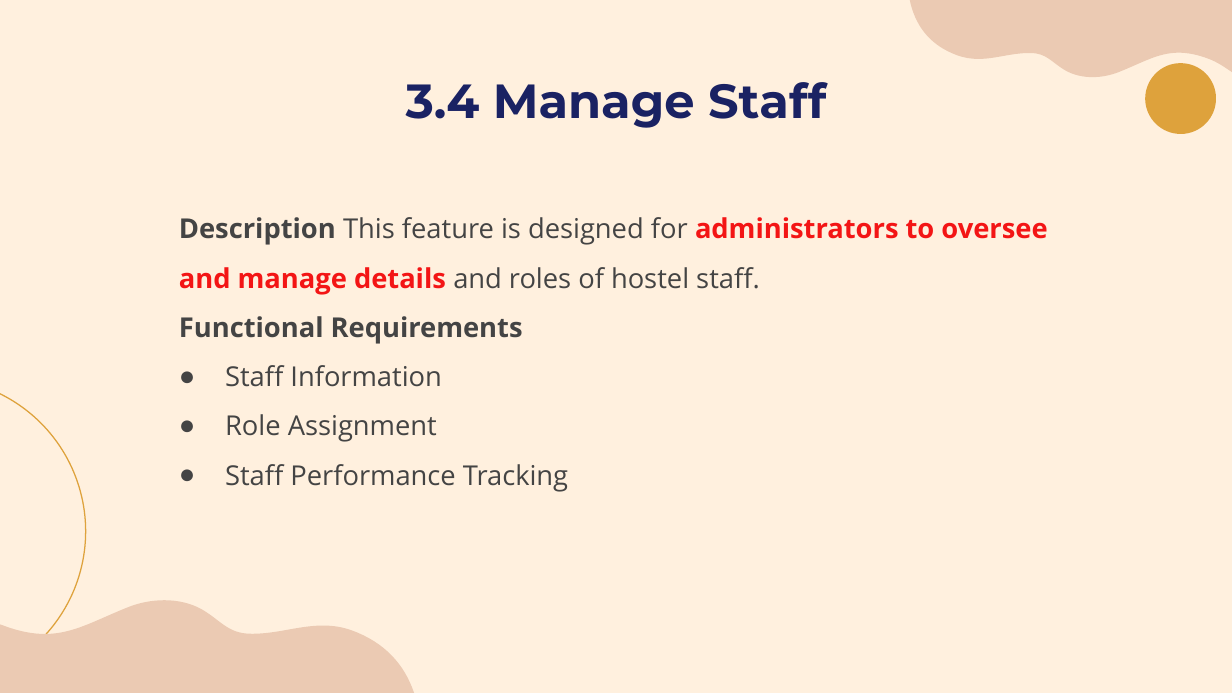
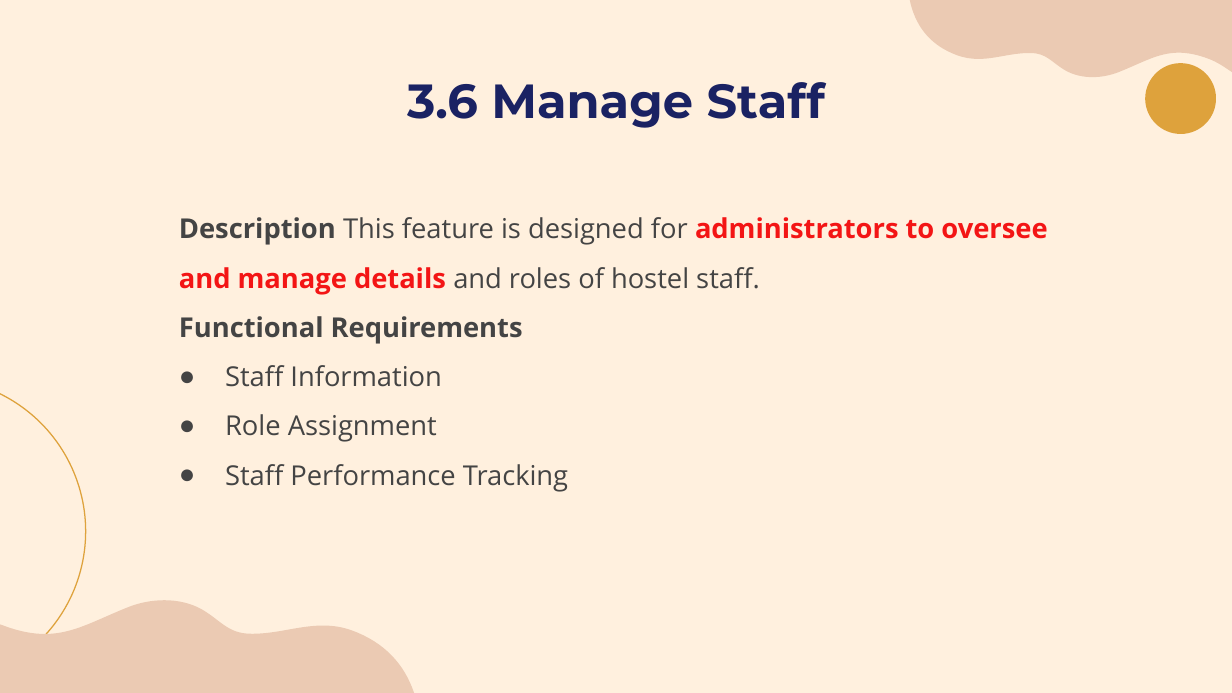
Before and after one commit to laibabintatahir/SRS-HMS, a slide deck: slide 19 of SRS.pptx (slide 16 before the commit). Drawn at 1232x693 pixels with LibreOffice and Linux fonts; fonts in the diff are those of the drawing. Boxes give left, top, right and bottom in pixels: in the first picture for what was removed or moved away, otherwise in the second. Text is boxed around its words. In the diff, an @@ line names an element or a change of style, - is before the commit and + after.

```diff
--- a/SRS.pptx
+++ b/SRS.pptx
@@ title at box(407, 82, 825, 128): text changed @@
-3.4 Manage Staff
+3.6 Manage Staff
```
Also in this commit, not shown: 10 other slides changed, 2 slides added, 2 slides removed, 4 other files.
